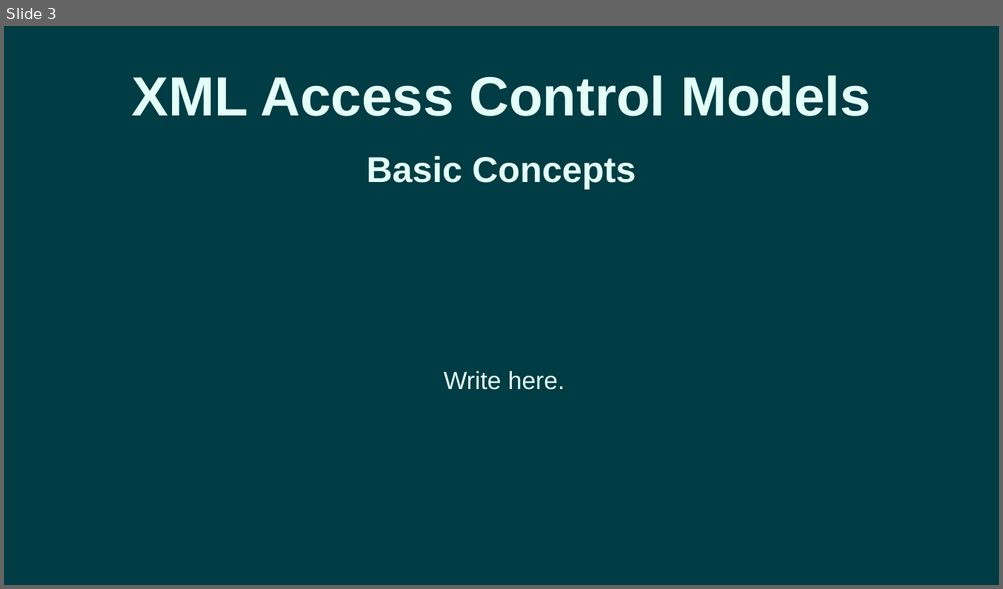
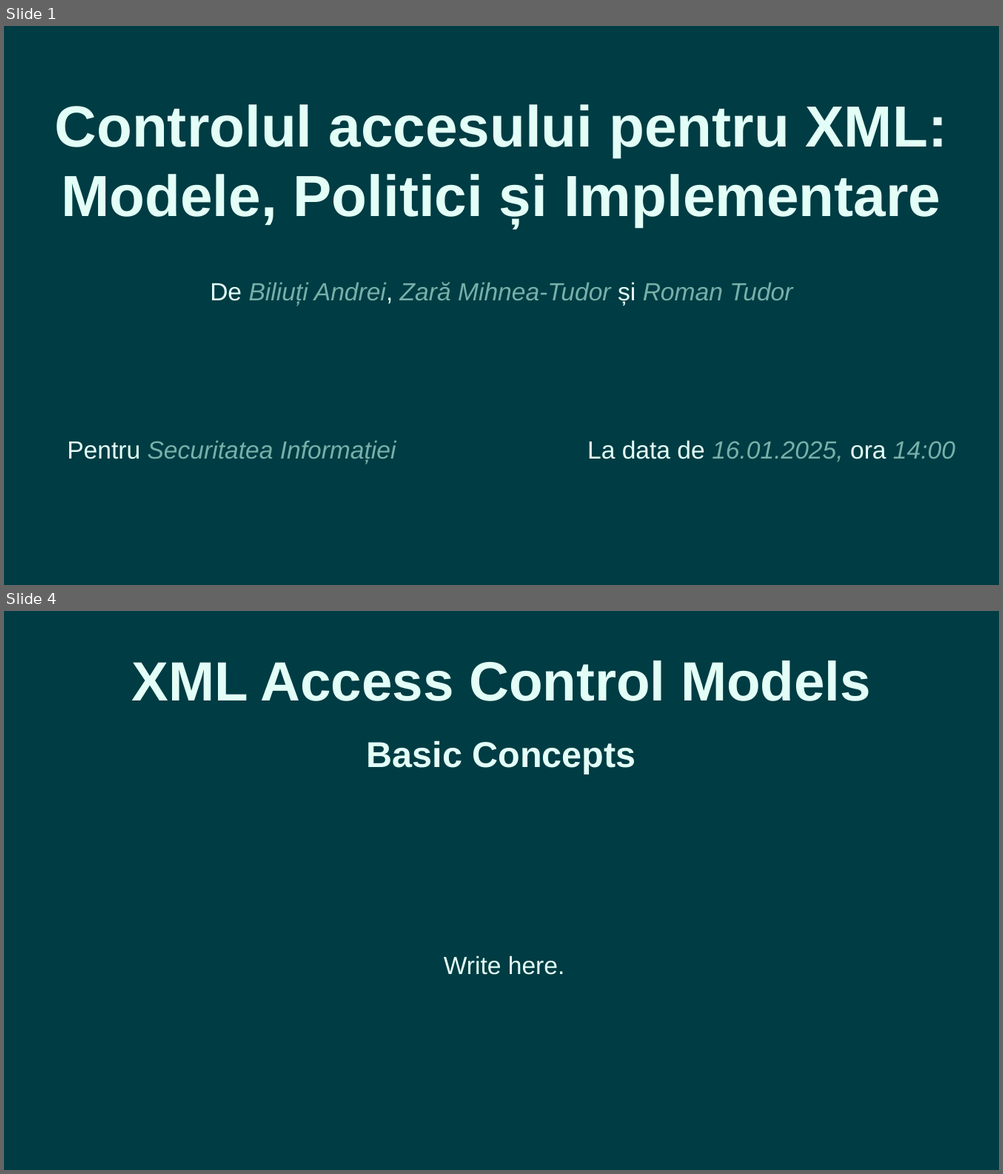
Before and after one commit to romantudorofficial/University_InformationSecurity, a slide deck: Access Control for XML - Presentation.pptx. Shown one above the other, each under a label of ours: slide 3 before the commit, slides 1 and 4 after it; the slides between them are not shown. The pictures are 1003x589 and 1003x1174 pixels, drawn with LibreOffice and Linux fonts; fonts in the diff are those of the drawing. Boxes give left, top, right and bottom in pixels: in the first picture for what was removed or moved away, otherwise in the second. Text is boxed around its words. In the diff, an @@ line names an element or a change of style, - is before the commit and + after.

```diff
--- a/Access Control for XML - Presentation.pptx
+++ b/Access Control for XML - Presentation.pptx
@@ slide 1 added at (4,26,999,585), background #003C43 @@
@@ text added at (55,104,947,228), 42 pt, text #E3FEF7, bold @@
+Controlul accesului pentru XML: Modele, Politici și Implementare
@@ text added at (210,282,792,305), 18 pt, text #77B0AA, italic @@
+De Biliuți Andrei, Zară Mihnea-Tudor și Roman Tudor
@@ text added at (67,440,396,463), 18 pt, text #77B0AA, italic @@
+Pentru Securitatea Informației
@@ text added at (587,440,955,462), 18 pt, text #77B0AA, italic @@
+La data de 16.01.2025, ora 14:00
@@ what was slide 3 is now slide 4 @@
```
Also in this commit, not shown: 2 other slides added, 2 slides removed, 3 other files.
